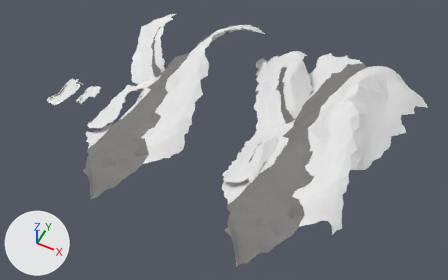
Before and after pictures for a commit that changed the Blender file Fire Place/Assets/Models/Scenery/scenery_all.blend.
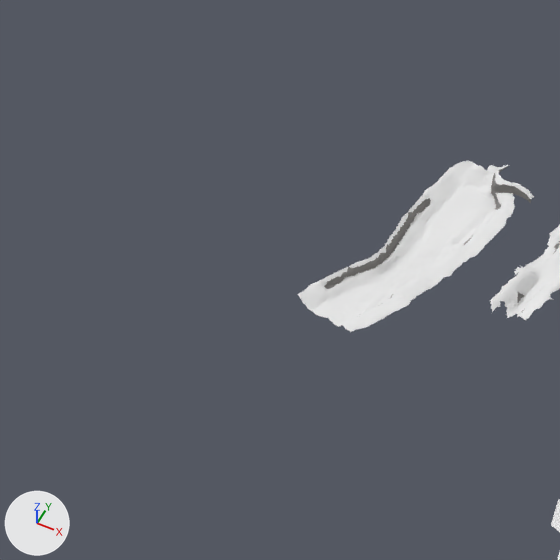
Each version is shown whole from a camera (50 mm lens) standing at (1701.0, -1703.0, 2143.0) and looking at (837.0, 23.0, -16.0), then close up on the part from 0% to 19% of the width and 19% to 50% of the height. Arrows for +X, +Y and +Z are at lower left; the lights stay in place.

Before the edit, the objects in view are built like this:
```python
me_plane_017 = bpy.data.meshes.new('Plane.017')
me_plane_017.from_pydata(...)  # 893 vertices, 1661 faces; spans x -36.4..23.4, y -158.4..-66.5, z -2.1..9.0
# faces by material slot: [1521, 140]
me_plane_017.materials.append(mat_snow)  # white #e7e7e7
me_plane_017.materials.append(mat_rock)  # grey #83817f
# before: 394 (18.1, -98.2, 7.0), 395 (18.7, -95.6, 6.8)
me_plane_019 = bpy.data.meshes.new('Plane.019')
me_plane_019.from_pydata(...)  # 376 vertices, 659 faces; spans x -50.0..-6.4, y -150.4..-69.1, z -1.7..11.8
# faces by material slot: [506, 153]
me_plane_019.materials.append(mat_snow)  # white #e7e7e7
me_plane_019.materials.append(mat_rock)  # grey #83817f
me_plane_020 = bpy.data.meshes.new('Plane.020')
me_plane_020.from_pydata(...)  # 359 vertices, 615 faces; spans x 1.4..40.7, y -161.8..-73.8, z 5.2..9.7
me_plane_020.materials.append(mat_snow)  # white #e7e7e7
ob_level_01_b = bpy.data.objects.new('Level_01_b', me_plane_017)
ob_level_01_b.parent = ob_level_01
ob_level_01_b.location = (0.0, 0.0, 0.0)
_m = ob_level_01_b.modifiers.new('Decimate', 'DECIMATE')
_m.ratio = 0.85
ob_level_01_b_back = bpy.data.objects.new('Level_01_b_back', me_plane_019)
ob_level_01_b_back.parent = ob_level_01
ob_level_01_b_back.location = (0.0, 0.0, 0.0)
_m = ob_level_01_b_back.modifiers.new('Decimate', 'DECIMATE')
_m.ratio = 0.825
ob_level_01_b_top = bpy.data.objects.new('Level_01_b_top', me_plane_020)
ob_level_01_b_top.parent = ob_level_01
ob_level_01_b_top.location = (0.0, 0.0, 0.0)
_m = ob_level_01_b_top.modifiers.new('Decimate', 'DECIMATE')
_m.ratio = 0.65
# also in view: 'Level_01_a_end' at (16.0, 20.0, 8.0); 'Level_01_a_back' at (-19.0, -20.0, 6.0); 'Level_01_a_top' at (36.0, -39.0, 8.0); 'Level_F' at (84.0, -21.0, 1.0); 'Level_01_a' at (9.0, -33.0, 4.0)
```
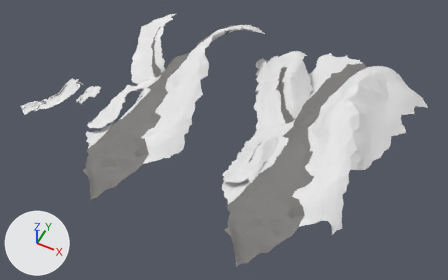
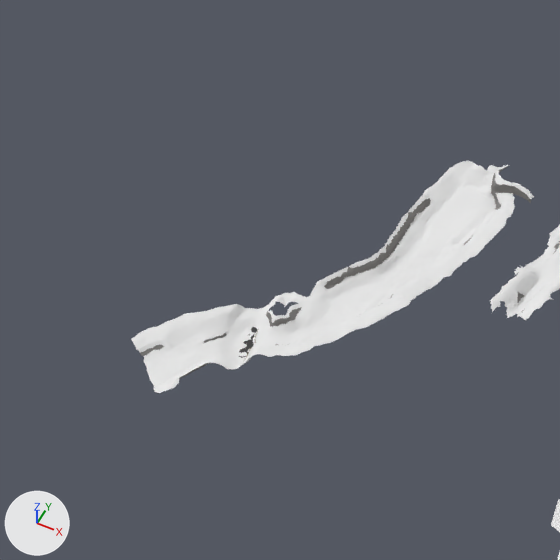
Changed parts and their boxes [x1, y1, x2, y2] in the close-ups (560 x 560 px):
'Level_01_c', added
    after: [131, 279, 362, 393]
    faces in mat_snow (white #e7e7e7): [131, 279, 362, 393]
    faces in mat_rock (grey #83817f): [140, 307, 302, 379]
    faces in mat_asphalt (dark grey #484848): [239, 327, 257, 358]
'Level_01_b_back', reshaped (24% narrower, 18% shorter)
    before: [297, 243, 406, 310]
    after: [323, 243, 406, 298]
'Level_01_c_top', added
    after: [271, 314, 378, 357]
part 1 of me_plane_017, cut back
    before: [311, 298, 365, 327]
    after: [341, 277, 378, 310]
part 3 of me_plane_019, deleted
    before: [297, 277, 378, 310]

What the commit changed:
Material 'None' (mat_none) is new.
Its base color is (0.27, 0.229, 0.151) (yellow #8e846c).
Material 'Asphalt' (mat_asphalt) is new.
Its base color is (0.0653, 0.0653, 0.0653) (dark grey #484848).
me_plane_019 is used by ob_level_01_b_back; parent ob_level_01; location (0.0, 0.0, 0.0).
me_plane_019 had 376 vertices, 659 faces and spanned x -50.0..-6.4, y -150.4..-69.1, z -1.7..11.8.
me_plane_019 now has 285 vertices, 493 faces and spans x -39.3..-6.4, y -132.3..-69.1, z -1.7..11.8.
Part 3, on me_plane_019:
91 vertices are removed from x -50.0..-11.8, y -150.4..-100.2, z -0.4..10.8.
166 faces are deleted.
me_plane_017 is used by ob_level_01_b; parent ob_level_01; location (0.0, 0.0, 0.0).
Verts and faces of me_plane_017; kept vertices keep their numbers, new ones are numbered from 893.
me_plane_017 had 893 vertices, 1661 faces and spanned x -36.4..23.4, y -158.4..-66.5, z -2.1..9.0.
me_plane_017 now has 728 vertices, 1349 faces and spans x -26.8..23.4, y -141.6..-66.5, z -2.1..9.0.
Part 1, on me_plane_017:
181 vertices are removed from x -36.4..9.8, y -158.4..-133.9, z 0.1..8.2.
343 faces are deleted.
15 vertices are added at x -25.4..13.9, y -133.8..-99.6, z 0.3..8.2.
30 new faces join them, mat_snow (white #e7e7e7).
Part 2, on me_plane_017:
New vertex 893 is at (19.9, -96.8, 7.4).
New faces: (394, 893, 395) (mat_snow (white #e7e7e7)).
Mesh me_plane_010 is new.
It has 3051 vertices, 5558 faces and spans x -128.0..8.0, y -279.0..-126.0, z -2.0..16.0.
Faces by material slot: [4287, 326, 152, 793].
It uses material mat_snow (white #e7e7e7).
It uses material mat_rock (grey #83817f).
It uses material mat_asphalt (dark grey #484848).
It uses material mat_none (yellow #8e846c).
Mesh me_plane_011 is new.
It has 264 vertices, 445 faces and spans x -30.6..23.2, y -209.8..-139.9, z 7.5..10.4.
It uses material mat_snow (white #e7e7e7).
Object 'Level_01_c' (ob_level_01_c) is new; it shows me_plane_010.
Its parent is ob_level_01.
Its location is (0.0, 0.0, 0.0).
It gains a DECIMATE modifier named 'Decimate'.
Modifier setting: ratio = 0.85.
Object 'Level_01_c_top' (ob_level_01_c_top) is new; it shows me_plane_011.
Its parent is ob_level_01.
Its location is (0.0, 0.0, 0.0).
It gains a DECIMATE modifier named 'Decimate'.
Modifier setting: ratio = 0.85.
